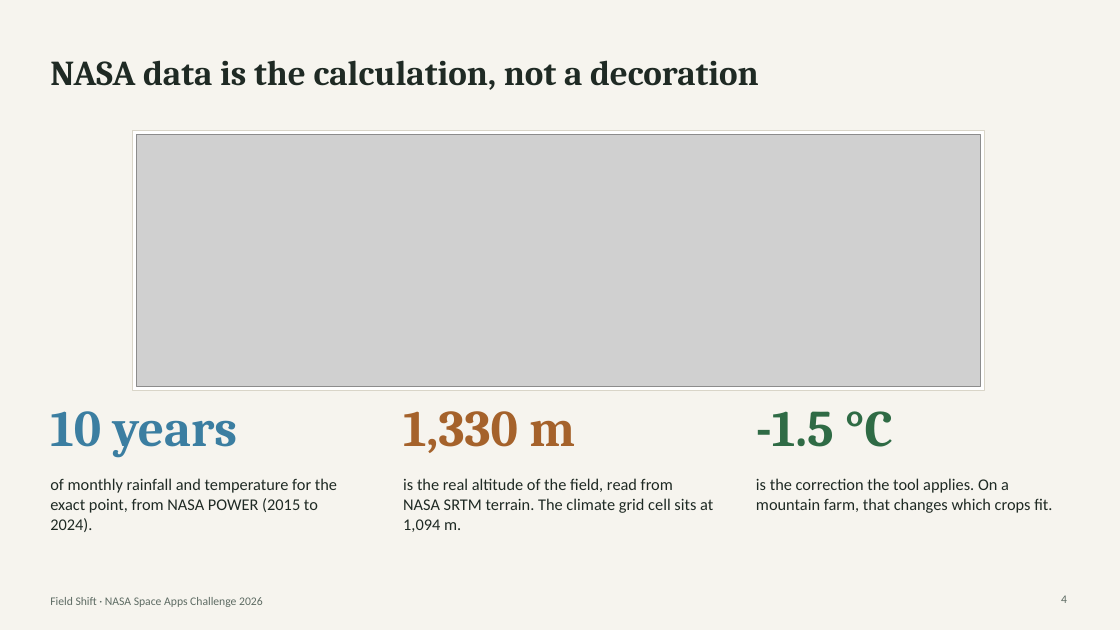
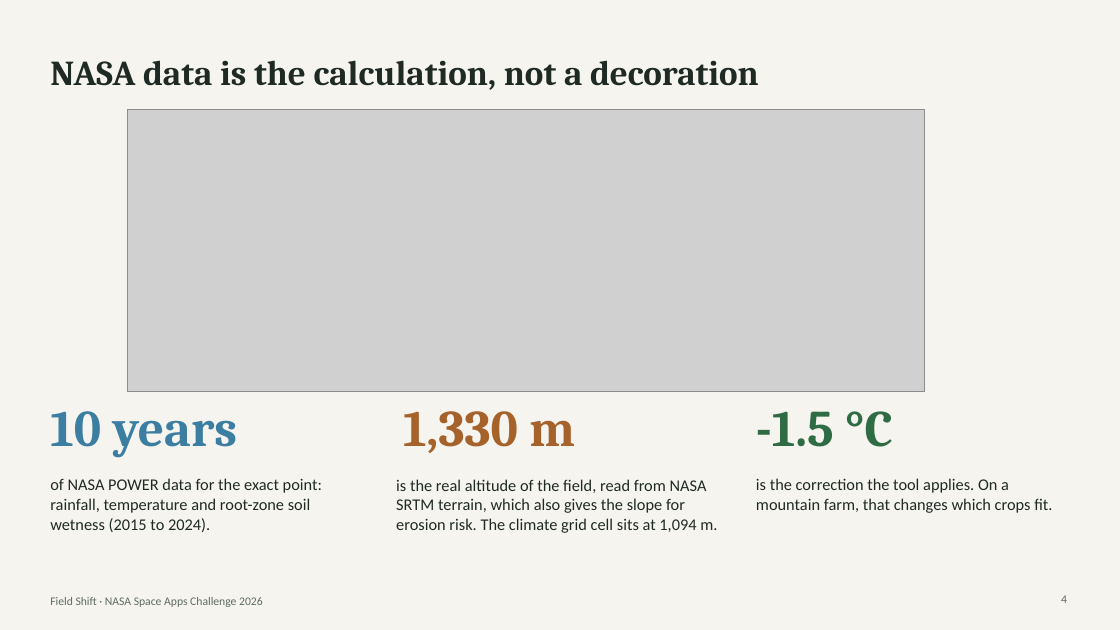
Before and after one commit to Lucasbnas435/nasa-space-apps-2026, a slide deck: slide 4 of demo/Field-Shift-demo.pptx. Drawn at 1120x630 pixels with LibreOffice and Linux fonts; fonts in the diff are those of the drawing; grey boxes stand for pictures. Boxes give left, top, right and bottom in pixels: in the first picture for what was removed or moved away, otherwise in the second. Text is boxed around its words. In the diff, an @@ line names an element or a change of style, - is before the commit and + after.

```diff
--- a/demo/Field-Shift-demo.pptx
+++ b/demo/Field-Shift-demo.pptx
@@ picture: place and size @@
-picture at (137, 134, 981, 386)
+picture at (127, 110, 924, 392)
@@ rectangle removed at (133, 130, 985, 391) @@
@@ text at (50, 478, 322, 532): text changed @@
-of monthly rainfall and temperature for the exact point, from NASA POWER (2015 to 2024).
+of NASA POWER data for the exact point: rainfall, temperature and root-zone soil wetness (2015 to 2024).
@@ text at (396, 479, 717, 533): text changed @@
-is the real altitude of the field, read from NASA SRTM terrain. The climate grid cell sits at 1,094 m.
+is the real altitude of the field, read from NASA SRTM terrain, which also gives the slope for erosion risk. The climate grid cell sits at 1,094 m.
```
Also in this commit, not shown: 3 other slides changed, 3 other files.
